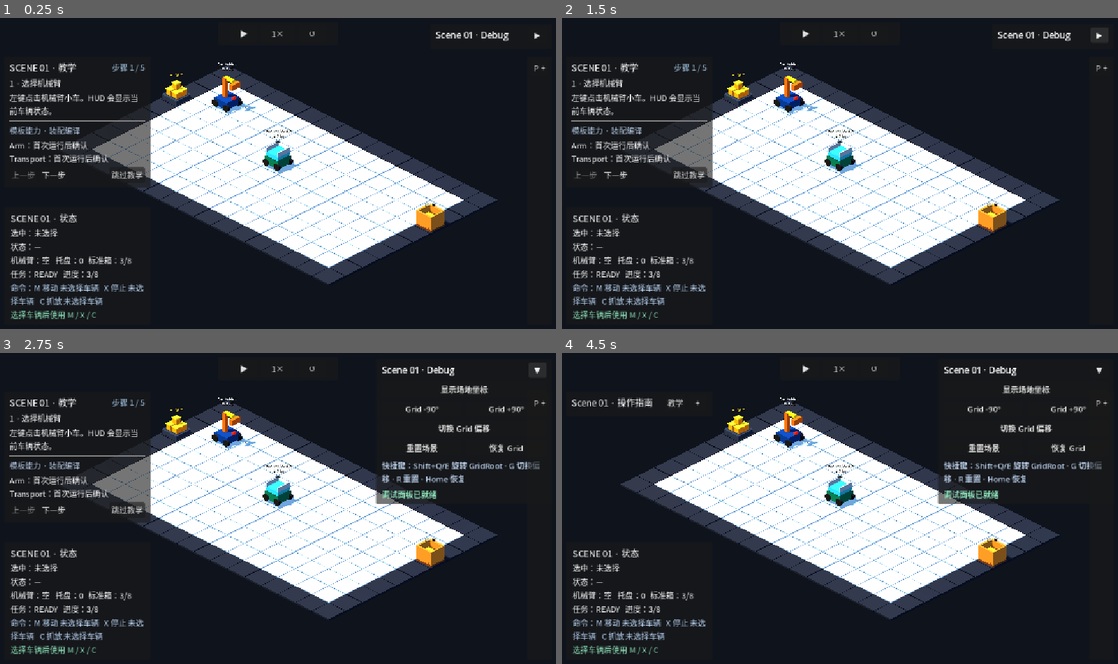
Above: before the commit, frames 1-4 (two rows, left to right).
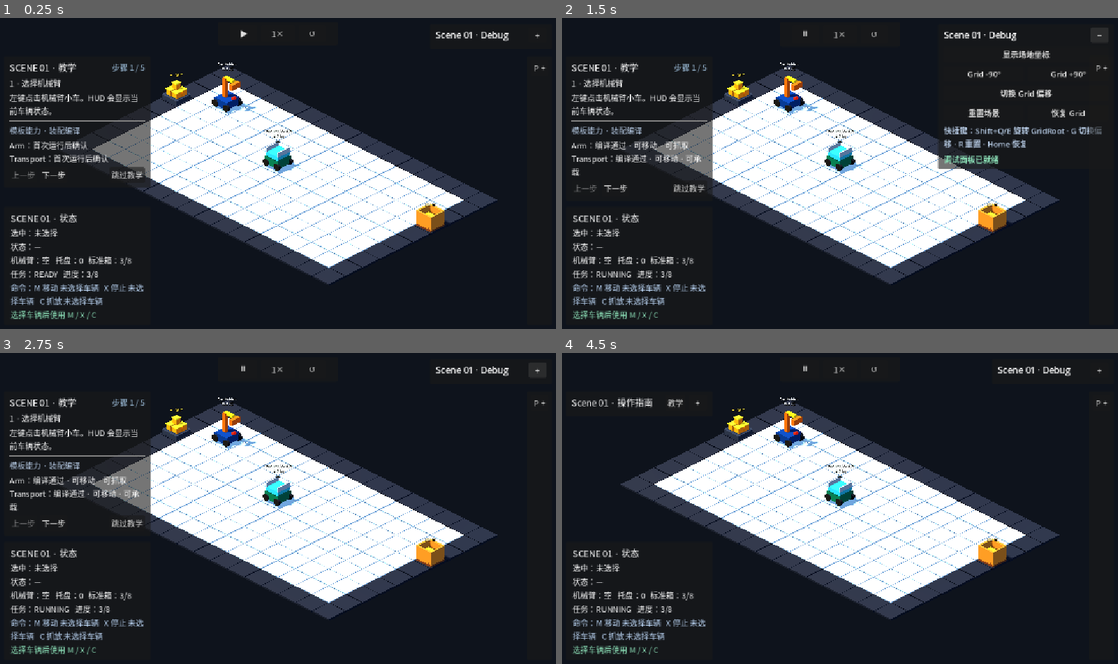
Above: after the commit, the same moments.

Repository: Ri0n72Y/automata
Game: Godot game, scene res://scenes/scene_01/scene_01_basic_packing.tscn
The game is run twice, just before and just after one commit, with the same random seed, the same clock (stepped at 60 frames per second) and the same inputs.
Inputs:
- Up to frame 1 (0.25 s): no input
- Up to frame 2 (1.5 s): click "▶" at 0.5 s; click "▼" (after the commit: "+") at 1.25 s
- Up to frame 3 (2.75 s): click "▶" (after the commit: "−") at 2 s
- Up to frame 4 (4.5 s): click "下一步" at 2.75 s; click "上一步" at 3.5 s; click "跳过教学" at 4.25 s

The runs differ from the first frame. In frame 1, less than 0.1% of the frame differs, in the area x 96-98%, y 4-7%; in frame 2, 3.4%, in the area x 1-98%, y 3-85%; in frame 3, 3.4%; in frame 4, 2.5%.

Commit message:
fix(scene-01): use plus minus for debug disclosure

Diff:
--- a/scripts/scene_01/scene_01_debug_controls.gd
+++ b/scripts/scene_01/scene_01_debug_controls.gd
@@ -38,7 +38,7 @@
 		if control != null:
 			control.visible = not _collapsed
 	if collapse_button != null:
-		collapse_button.text = "▶" if _collapsed else "▼"
+		collapse_button.text = "+" if _collapsed else "−"
 	if panel != null:
 		var target_size := COLLAPSED_SIZE if _collapsed else EXPANDED_SIZE
 		panel.offset_left = panel.offset_right - target_size.x
